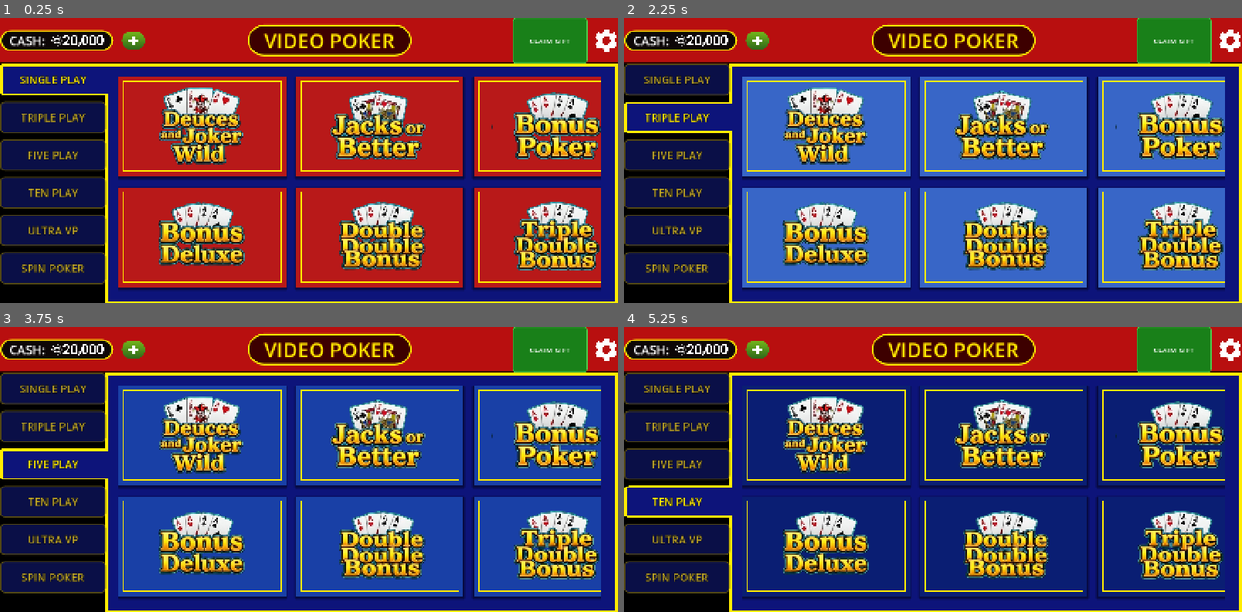
Above: before the commit, frames 1-4 (two rows, left to right).
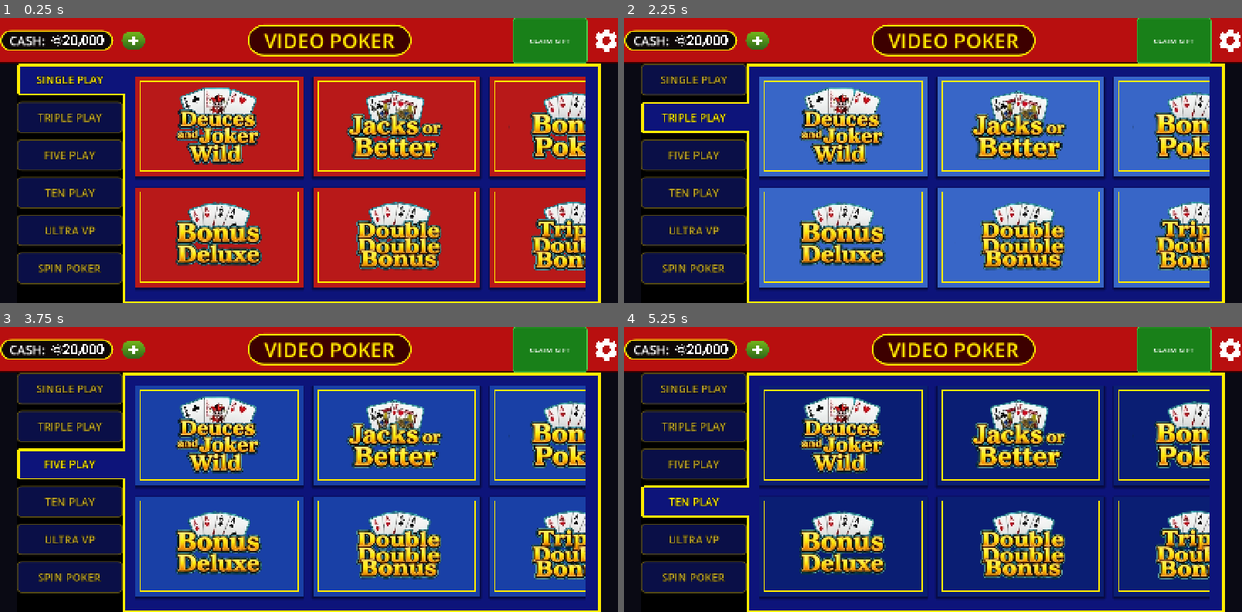
Above: after the commit, the same moments.

Repository: Vadosina-git/video-poker
Game: Godot game, scene res://scenes/main.tscn
Two runs of this game, one before a commit and one after it. Both use one fixed random seed, a clock stepped at 60 frames per second and the inputs below.
Inputs:
- Up to frame 1 (0.25 s): no input
- Up to frame 2 (2.25 s): click "SINGLE PLAY" at 0.5 s; click "SINGLE PLAY" at 1.25 s; click "TRIPLE PLAY" at 2 s
- Up to frame 3 (3.75 s): click "TRIPLE PLAY" at 2.75 s; click "FIVE PLAY" at 3.5 s
- Up to frame 4 (5.25 s): click "FIVE PLAY" at 4.25 s; click "TEN PLAY" at 5 s

The runs differ from the first frame. In frame 1, 33% of the frame differs, in the area x 0-100%, y 15-100%; in frame 2, 33%; in frame 3, 33%; in frame 4, 27%.

Commit message:
feat: safe horizontal insets for lobby
- Top bar: cash pill + menu icon inset 40px from window edges via increased content_margin on the red bg stylebox (red band still spans full width for the Game King look)
- Content row (sidebar + central blue panel): wrapped in SafeArea MarginContainer with 40px left/right margins, pulling tabs and machine panel off the screen edges
- Single SAFE_AREA_H = 40 const for easy tweaking

Co-Authored-By: Claude Opus 4.7 (1M context) <noreply@anthropic.com>

Diff:
--- a/scenes/lobby/lobby.tscn
+++ b/scenes/lobby/lobby.tscn
@@ -52,20 +52,24 @@
 layout_mode = 2
 text = "CREDITS: 1000"
 
-[node name="ContentHBox" type="HBoxContainer" parent="VBoxContainer"]
+[node name="SafeArea" type="MarginContainer" parent="VBoxContainer"]
 layout_mode = 2
 size_flags_vertical = 3
 
-[node name="Sidebar" type="VBoxContainer" parent="VBoxContainer/ContentHBox"]
+[node name="ContentHBox" type="HBoxContainer" parent="VBoxContainer/SafeArea"]
+layout_mode = 2
+size_flags_vertical = 3
+
+[node name="Sidebar" type="VBoxContainer" parent="VBoxContainer/SafeArea/ContentHBox"]
 unique_name_in_owner = true
 layout_mode = 2
 
-[node name="GridMargin" type="MarginContainer" parent="VBoxContainer/ContentHBox"]
+[node name="GridMargin" type="MarginContainer" parent="VBoxContainer/SafeArea/ContentHBox"]
 layout_mode = 2
 size_flags_horizontal = 3
 size_flags_vertical = 3
 
-[node name="GridScroll" type="ScrollContainer" parent="VBoxContainer/ContentHBox/GridMargin"]
+[node name="GridScroll" type="ScrollContainer" parent="VBoxContainer/SafeArea/ContentHBox/GridMargin"]
 unique_name_in_owner = true
 mouse_filter = 0
 layout_mode = 2
@@ -74,7 +78,7 @@
 horizontal_scroll_mode = 2
 vertical_scroll_mode = 0
 
-[node name="MachineGrid" type="GridContainer" parent="VBoxContainer/ContentHBox/GridMargin/GridScroll"]
+[node name="MachineGrid" type="GridContainer" parent="VBoxContainer/SafeArea/ContentHBox/GridMargin/GridScroll"]
 unique_name_in_owner = true
 layout_mode = 2
 columns = 5
--- a/scripts/lobby_manager.gd
+++ b/scripts/lobby_manager.gd
@@ -88,9 +88,15 @@
 	_build_gift_widget()
 
 
+const SAFE_AREA_H := 40
+
 func _apply_theme() -> void:
 	$VBoxContainer.add_theme_constant_override("separation", 0)
-	$VBoxContainer/ContentHBox.add_theme_constant_override("separation", 0)
+	$VBoxContainer/SafeArea/ContentHBox.add_theme_constant_override("separation", 0)
+	# Safe horizontal inset for sidebar + central panel (keeps them off-edge)
+	var safe := $VBoxContainer/SafeArea as MarginContainer
+	safe.add_theme_constant_override("margin_left", SAFE_AREA_H)
+	safe.add_theme_constant_override("margin_right", SAFE_AREA_H)
 	_style_top_bar()
 	_style_grid_frame()
 	_build_sidebar()
@@ -106,8 +112,8 @@
 	top_bar.custom_minimum_size = Vector2(0, 110)
 	var bg := StyleBoxFlat.new()
 	bg.bg_color = Color(0.72, 0.06, 0.06)
-	bg.content_margin_left = 24
-	bg.content_margin_right = 24
+	bg.content_margin_left = SAFE_AREA_H
+	bg.content_margin_right = SAFE_AREA_H
 	bg.content_margin_top = 10
 	bg.content_margin_bottom = 10
 	bg.border_color = Color(0.22, 0.0, 0.0)
@@ -204,7 +210,7 @@
 
 
 func _style_grid_frame() -> void:
-	var grid_margin := $VBoxContainer/ContentHBox/GridMargin as MarginContainer
+	var grid_margin := $VBoxContainer/SafeArea/ContentHBox/GridMargin as MarginContainer
 	grid_margin.add_theme_constant_override("margin_left", 30)
 	grid_margin.add_theme_constant_override("margin_right", 40)
 	grid_margin.add_theme_constant_override("margin_top", 30)
